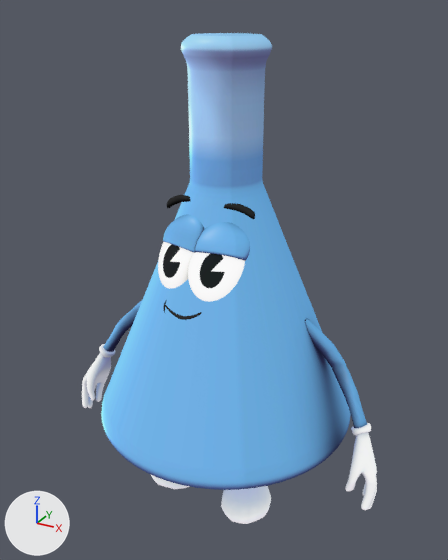
Before and after pictures for a commit that changed the glTF model src/assets/models/GecoLab/geco_avatar.glb.
The view is the same before and after, from a camera (50 mm lens) standing at (0.942, -1.633, 1.666) and looking at (0.013, 0.055, 0.822). Lighting does not change. The marker at lower left points along +X, +Y and +Z. Where no turn or scale is listed for an object, it has been applied to the vertices. Vertices at the same position are counted once.

In view in the first picture: 'geco_character'.
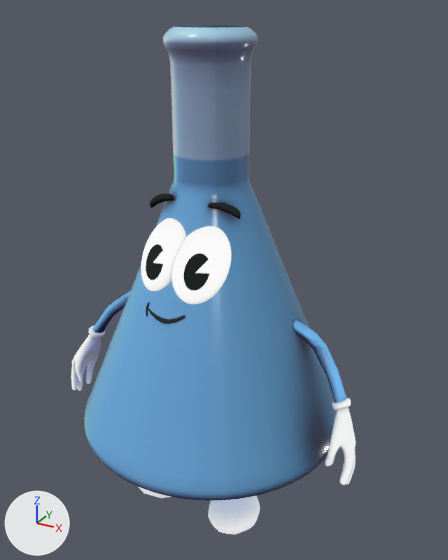
Pixel boxes (x1, y1, x2, y2) of what changed, in the pictures (448 x 560 px; the box of a moved part takes in the faces that stretch with it):
'geco_character', reshaped, moved
    before: (82, 33, 377, 524)
    after: (71, 25, 356, 535)
part 1 of me_mesh, moved or reshaped
    before: (224, 203, 255, 219)
    after: (208, 203, 241, 219)
part 2 of me_mesh, moved or reshaped
    before: (167, 195, 191, 208)
    after: (150, 193, 174, 208)
part 3 of me_mesh, moved or reshaped
    before: (165, 305, 201, 320)
    after: (148, 308, 185, 324)
part 4 of me_mesh, moved or reshaped
    before: (101, 33, 350, 490)
    after: (84, 25, 336, 501)
part 5 of me_mesh, moved or reshaped
    before: (82, 214, 377, 524)
    after: (71, 218, 356, 535)

The change, as a list of edits to the scene's bpy script:
```text
Add img_map__21:
    img_map__21 = load_image('Map #21', '_unpacked/Map__21', 2048, 2048, 'sRGB')
Add mat_material__2_1:
    mat_material__2_1 = bpy.data.materials.new('Material _2')
    # uses the picture img_map__21
Add mat_avatar_base_glass:
    mat_avatar_base_glass = bpy.data.materials.new('avatar_base_glass')
    # uses the picture img_map__21
Change me_mesh:
    used by ob_geco_character; location = (0.005, 0.084, 0.903)
    remove me_mesh.from_pydata(...)  # 9623 vertices, 18712 faces; spans x -0.61..0.61, y -0.46..0.46, z -0.91..0.69
    remove me_mesh.materials.append(mat_material__2)
    add me_mesh.from_pydata(...)  # 9077 vertices, 17720 faces; spans x -0.56..0.56, y -0.46..0.46, z -0.8..0.8
    me_mesh part 1: the loose piece of 210 vertices spanning x 0.06..0.15, y -0.14..-0.08, z 0.17..0.22 is moved by (0.0, 0.0, 0.11), in mat_material__2_1
    me_mesh part 2: the loose piece of 194 vertices spanning x -0.16..-0.06, y -0.14..-0.09, z 0.17..0.22 is moved by (0.0, 0.0, 0.11), in mat_material__2_1
    me_mesh part 3: the loose piece of 129 vertices spanning x -0.09..0.05, y -0.27..-0.25, z -0.12..-0.09 is moved by (0.0, 0.0, 0.11), in mat_material__2_1
    me_mesh part 4: the loose piece of 1153 vertices spanning x -0.46..0.46, y -0.46..0.46, z -0.61..0.69 is moved by (0.0, 0.0, 0.11), in mat_avatar_base_glass
    me_mesh part 5: 38 vertices moved within x -0.53..0.53, y -0.22..0.0, z -0.8..0.09; 7710 vertices removed from x -0.61..0.61, y -0.25..0.07, z -0.91..0.17; 7164 vertices added at x -0.56..0.56, y -0.25..0.06, z -0.8..0.27
    add me_mesh.materials.append(mat_material__2_1)
    add me_mesh.materials.append(mat_avatar_base_glass)
Change ob_geco_character:
    ob_geco_character.location: (0.005, 0.084, 0.903) -> (0.0, 0.0, 0.817)
```
